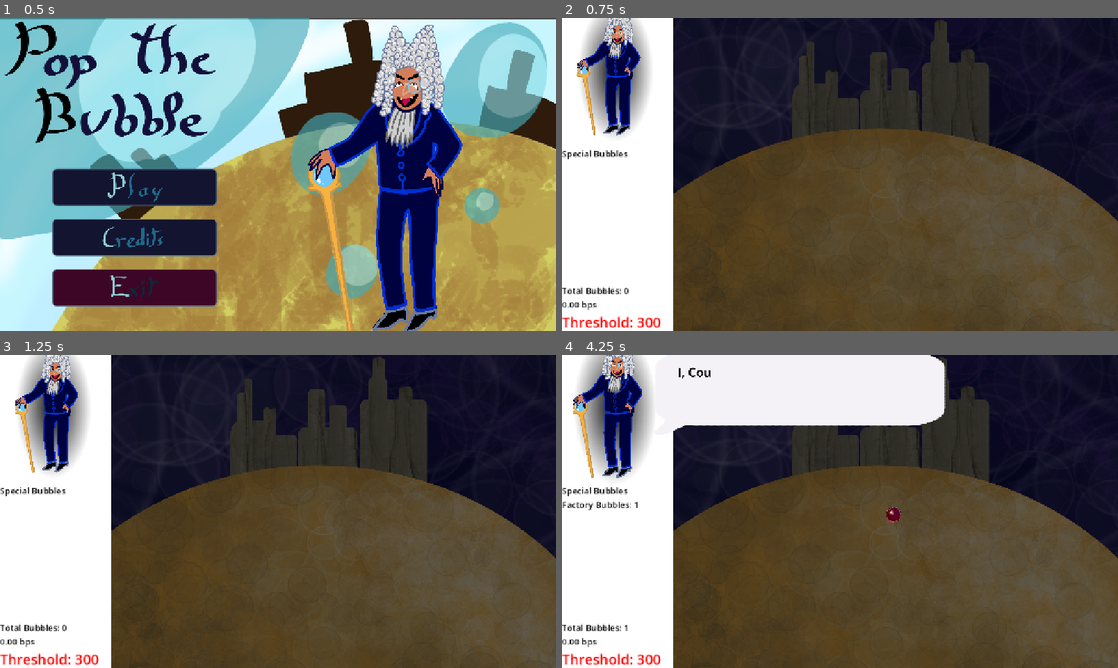
Above: before the commit, frames 1-4 (two rows, left to right).
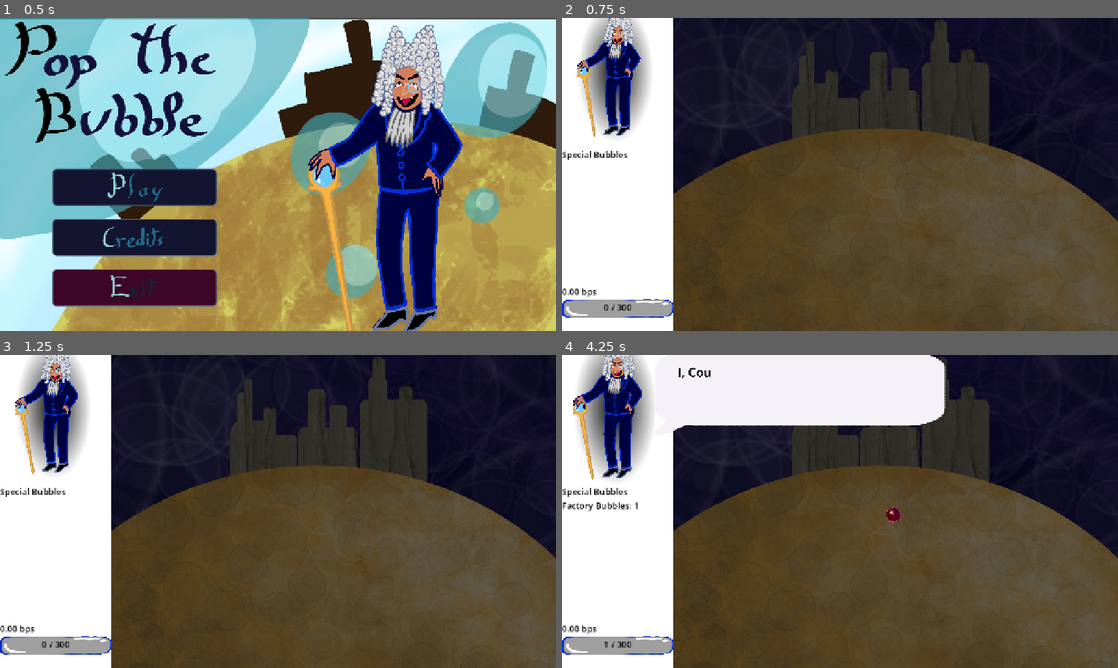
Above: after the commit, the same moments.

Repository: Isaac-SOL/Pop-the-Bubble
Game: Godot game, scene res://scenes/level/main_menu.tscn
The game is run twice, just before and just after one commit, with the same random seed, the same clock (stepped at 60 frames per second) and the same inputs.
Inputs (mouse positions are in pixels of both pictures, inside the frame that each line leads up to):
- Up to frame 1 (0.5 s): no input
- Up to frame 2 (0.75 s): click (695, 187) at 0.5 s
- Up to frame 3 (1.25 s): no input
- Up to frame 4 (4.25 s): move the mouse to (962, 495) at 1.27 s; press the mouse at (962, 495) at 1.28 s; release the mouse at (962, 495) at 2 s; drag from (728, 527) to (606, 511) at 2.02 s; move the mouse to (895, 442) at 2.77 s; press the mouse at (895, 442) at 2.78 s; release the mouse at (895, 442) at 3.5 s; drag from (812, 574) to (673, 464) at 3.52 s

Frame 1 is identical in both runs. In frame 2, 2.3% of the frame differs, in the area x 0-20%, y 0-99%; in frame 3, 2.3%; in frame 4, 2.5%.

Commit message:
Add Bar Bubble
Il faut la custom (couleur danger ect)
+ prevenir des bulles qui arrive

Diff:
--- a/scenes/level/main.tscn
+++ b/scenes/level/main.tscn
@@ -8,6 +8,9 @@
 [ext_resource type="PackedScene" uid="uid://cjhuj6fe23xkj" path="res://scenes/count/count.tscn" id="5_gjage"]
 [ext_resource type="LabelSettings" uid="uid://b56puo2v5fv7b" path="res://assets/ressources/label_default_settings.tres" id="6_x0mk0"]
 [ext_resource type="PackedScene" uid="uid://b2sqoslmfrs0f" path="res://scenes/count/dialogue.tscn" id="8_1bkat"]
+[ext_resource type="Texture2D" uid="uid://dg00rgrlhtjgn" path="res://assets/Interface/bubblebar/bullebar2_back.png" id="8_rjhew"]
+[ext_resource type="Texture2D" uid="uid://dir16vntvj7kw" path="res://assets/Interface/bubblebar/bullebar2.png" id="9_3lrgn"]
+[ext_resource type="Texture2D" uid="uid://cmik8vipasthi" path="res://assets/Interface/bubblebar/christopher.png" id="10_kmlpd"]
 
 [sub_resource type="RectangleShape2D" id="RectangleShape2D_4qyvc"]
 size = Vector2(865, 587)
@@ -20,10 +23,6 @@
 
 [sub_resource type="RectangleShape2D" id="RectangleShape2D_64aob"]
 size = Vector2(1380, 50)
-
-[sub_resource type="LabelSettings" id="LabelSettings_0wfyh"]
-font_size = 32
-font_color = Color(1, 0, 0, 1)
 
 [sub_resource type="LabelSettings" id="LabelSettings_ia6uc"]
 font_size = 324
@@ -190,22 +189,34 @@
 [node name="VBoxContainer_stats" type="VBoxContainer" parent="UI/ui_player/MarginContainer/VBoxContainer" unique_id=1699295287]
 layout_mode = 2
 
-[node name="LabelBubbles" type="Label" parent="UI/ui_player/MarginContainer/VBoxContainer/VBoxContainer_stats" unique_id=111042603]
-unique_name_in_owner = true
-layout_mode = 2
-label_settings = ExtResource("6_x0mk0")
-
 [node name="LabelBubblesPerSec" type="Label" parent="UI/ui_player/MarginContainer/VBoxContainer/VBoxContainer_stats" unique_id=1722747835]
 unique_name_in_owner = true
 layout_mode = 2
 text = "10 Bulles / sec"
 label_settings = ExtResource("6_x0mk0")
 
-[node name="LabelThreshold" type="Label" parent="UI/ui_player/MarginContainer/VBoxContainer/VBoxContainer_stats" unique_id=794608758]
-unique_name_in_owner = true
-layout_mode = 2
-text = "Threshold: "
-label_settings = SubResource("LabelSettings_0wfyh")
+[node name="VBoxContainer_BarBbl" type="VBoxContainer" parent="UI/ui_player/MarginContainer/VBoxContainer/VBoxContainer_stats" unique_id=241997253]
+layout_mode = 2
+
+[node name="BubbleBar" type="TextureProgressBar" parent="UI/ui_player/MarginContainer/VBoxContainer/VBoxContainer_stats/VBoxContainer_BarBbl" unique_id=1545703074]
+unique_name_in_owner = true
+custom_maximum_size = Vector2(0, 0)
+propagate_maximum_size = true
+layout_mode = 2
+size_flags_vertical = 3
+offset_transform_enabled = true
+offset_transform_scale = Vector2(0.172, 0.172)
+max_value = 0.0
+texture_under = ExtResource("8_rjhew")
+texture_over = ExtResource("9_3lrgn")
+texture_progress = ExtResource("10_kmlpd")
+
+[node name="LabelBubbles" type="Label" parent="UI/ui_player/MarginContainer/VBoxContainer/VBoxContainer_stats/VBoxContainer_BarBbl" unique_id=111042603]
+unique_name_in_owner = true
+layout_mode = 2
+label_settings = ExtResource("6_x0mk0")
+horizontal_alignment = 1
+vertical_alignment = 1
 
 [node name="NuggetParent" type="Node2D" parent="UI/ui_player" unique_id=1818236243]
 unique_name_in_owner = true
--- a/scripts/level/main.gd
+++ b/scripts/level/main.gd
@@ -16,7 +16,6 @@
 var state := State.INTRO
 
 @onready var background: Sprite2D = %background
-@onready var label_threshold: Label = %LabelThreshold
 @onready var player_hand: Hand = $player_hand
 #@onready var powers_container: VBoxContainer = %powers_container
 @onready var count: Count = %count
@@ -31,10 +30,11 @@
 func _ready() -> void:
 	#Input.set_mouse_mode(Input.MOUSE_MODE_HIDDEN)
 	Global.set_main_reference(self)
-	label_threshold.text += str(lose_threshold)
 	spawn_rect = %SpawnRect.shape.get_rect()
 	spawn_rect.position += %SpawnRect.global_position
 	update_bubble_count()
+	%BubbleBar.max_value = lose_threshold
+
 
 	%player_hand.visible = false
 	%player_hand.can_click = false
@@ -110,7 +110,6 @@
 	return spawned
 
 func update_bubble_count()-> void:
-	%LabelBubbles.text = "%d bubbles" % Global.all_bubbles.size()
 	Global.bubble_per_seconds = 0.
 	for b: Bubble in Global.all_bubbles:
 		if b.is_factory:
--- a/scripts/ui/ui_player.gd
+++ b/scripts/ui/ui_player.gd
@@ -10,6 +10,7 @@
 @onready var label_bubbles_storm: Label = %LabelBubblesStorm
 @onready var label_bubbles_gpt: Label = %LabelBubblesGPT
 @onready var label_bubbles_metaverse: Label = %LabelBubblesMetaverse
+#@onready var bubble_bar : TextureProgressBar = %BubbleBar
 
 func _physics_process(_delta: float) -> void:
 	SettingsManager.apply_mouse_scale()
@@ -62,4 +63,5 @@
 	else:
 		label_bubbles_metaverse.hide()
 
-	label_bubbles.text = "Total Bubbles: "+str(Global.all_bubbles.size())
+	label_bubbles.text = str(Global.all_bubbles.size()) +" / "+ str(int(%BubbleBar.max_value))
+	%BubbleBar.value = Global.all_bubbles.size()
Binary file added: assets/Interface/bubblebar/bullebar2.png
Not shown, added: assets/Interface/bubblebar/bullebar2.png.import
Binary file added: assets/Interface/bubblebar/bullebar2_back.png
Not shown, added: assets/Interface/bubblebar/bullebar2_back.png.import
Binary file added: assets/Interface/bubblebar/christopher.png
Not shown, added: assets/Interface/bubblebar/christopher.png.import
